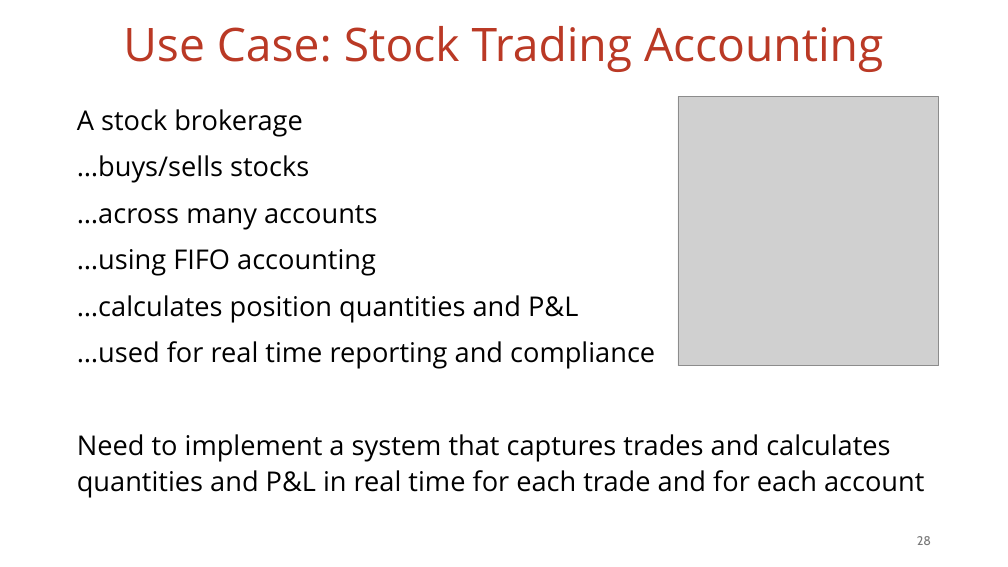
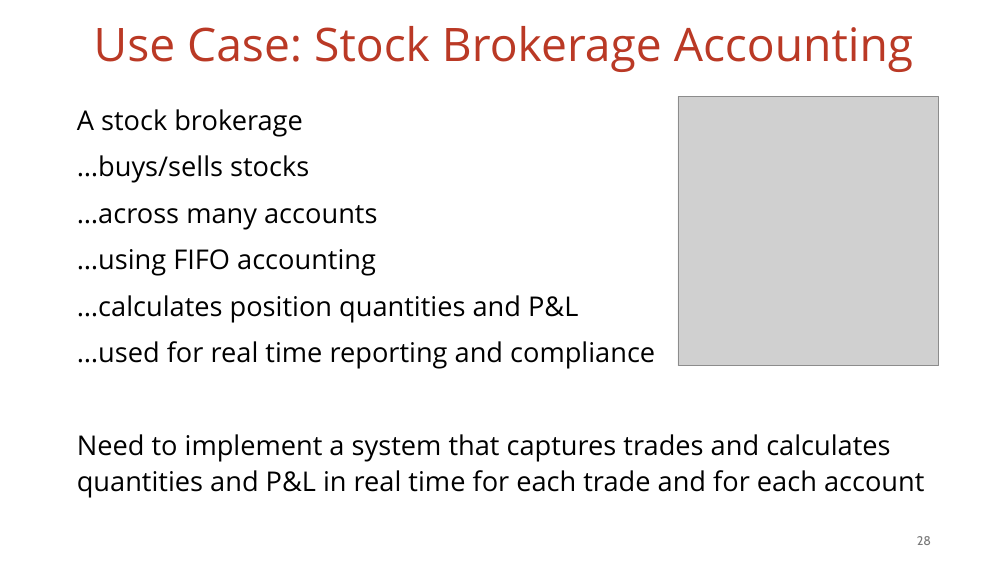
Before and after one commit to vmzakharov/presentations, a slide deck: slide 28 of Architecture_Pattern_Catalog_Talk.pptx. Drawn at 1008x567 pixels with LibreOffice and Linux fonts; fonts in the diff are those of the drawing; grey boxes stand for pictures. Boxes give left, top, right and bottom in pixels: in the first picture for what was removed or moved away, otherwise in the second. Text is boxed around its words. In the diff, an @@ line names an element or a change of style, - is before the commit and + after.

```diff
--- a/Architecture_Pattern_Catalog_Talk.pptx
+++ b/Architecture_Pattern_Catalog_Talk.pptx
@@ title at (94,26,913,72): text changed @@
-Use Case: Stock Trading Accounting
+Use Case: Stock Brokerage Accounting
```
Also in this commit, not shown: 7 other slides changed, 2 slides removed, 1 other file.
